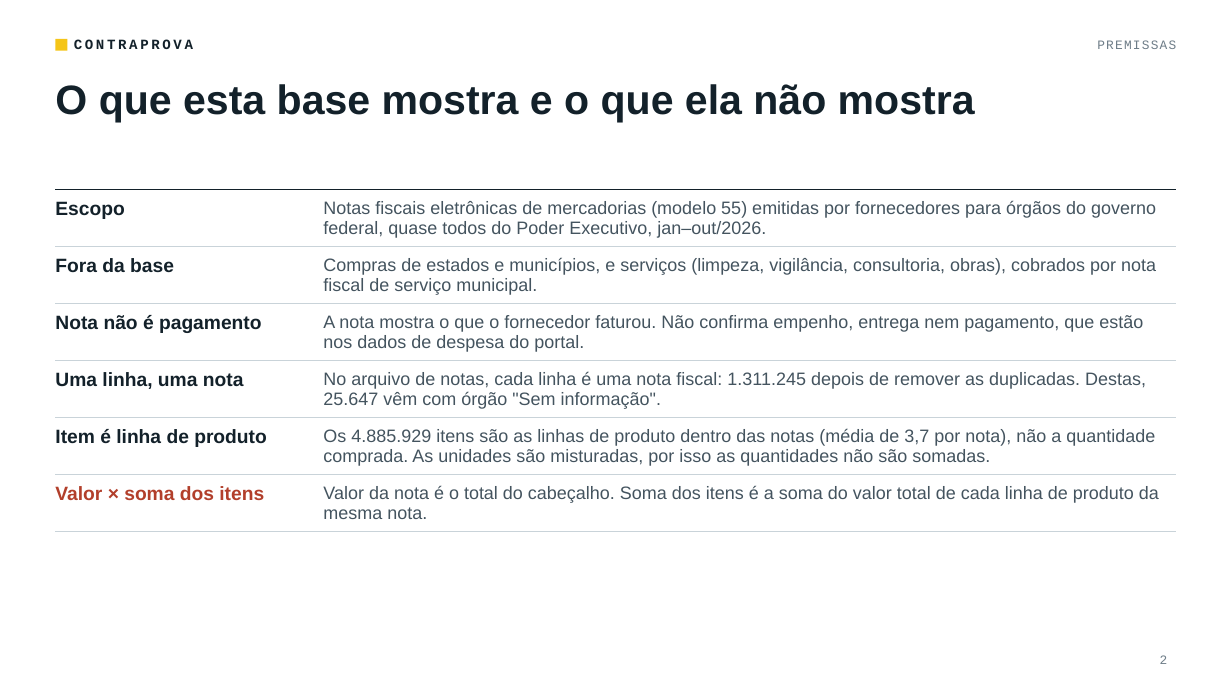
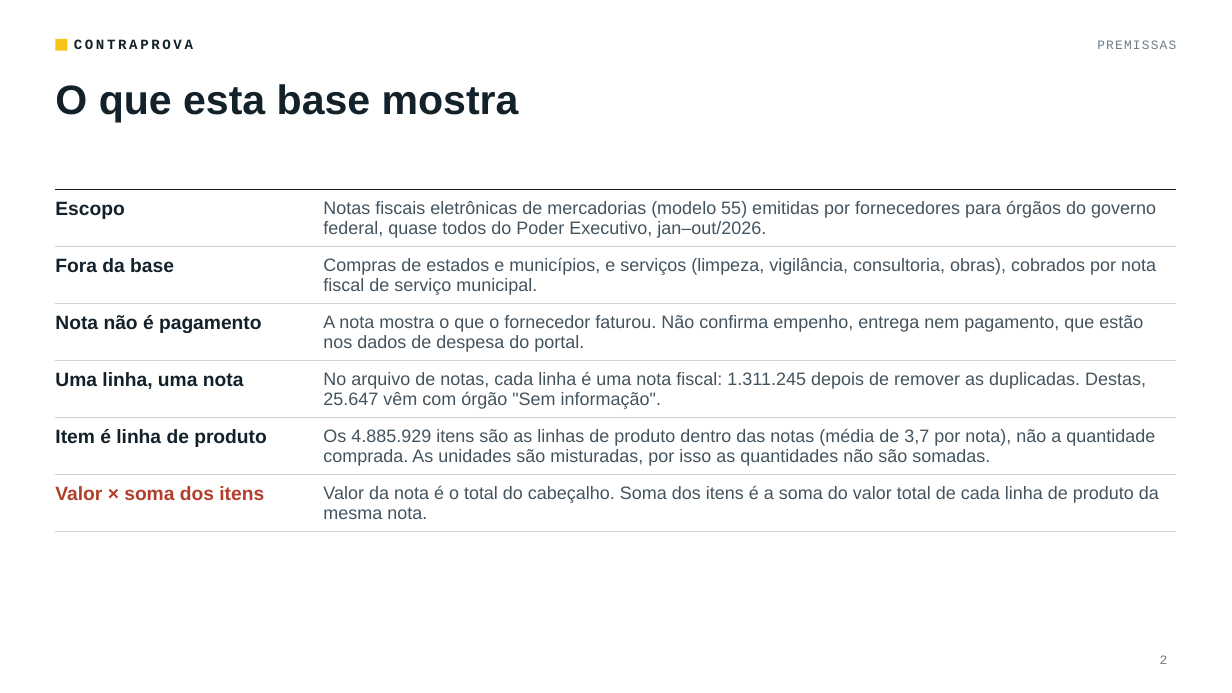
Before and after one commit to gustavo-rossin/projeto_contraprova_pos, a slide deck: slide 2 of apresentacao/contraprova_nfe.pptx. Drawn at 1232x693 pixels with LibreOffice and Linux fonts; fonts in the diff are those of the drawing. Boxes give left, top, right and bottom in pixels: in the first picture for what was removed or moved away, otherwise in the second. Text is boxed around its words. In the diff, an @@ line names an element or a change of style, - is before the commit and + after.

```diff
--- a/apresentacao/contraprova_nfe.pptx
+++ b/apresentacao/contraprova_nfe.pptx
@@ title at (55,84,519,123): text changed @@
-O que esta base mostra e o que ela não mostra
+O que esta base mostra
```
Also in this commit, not shown: 1 other slide changed, 3 other files.
